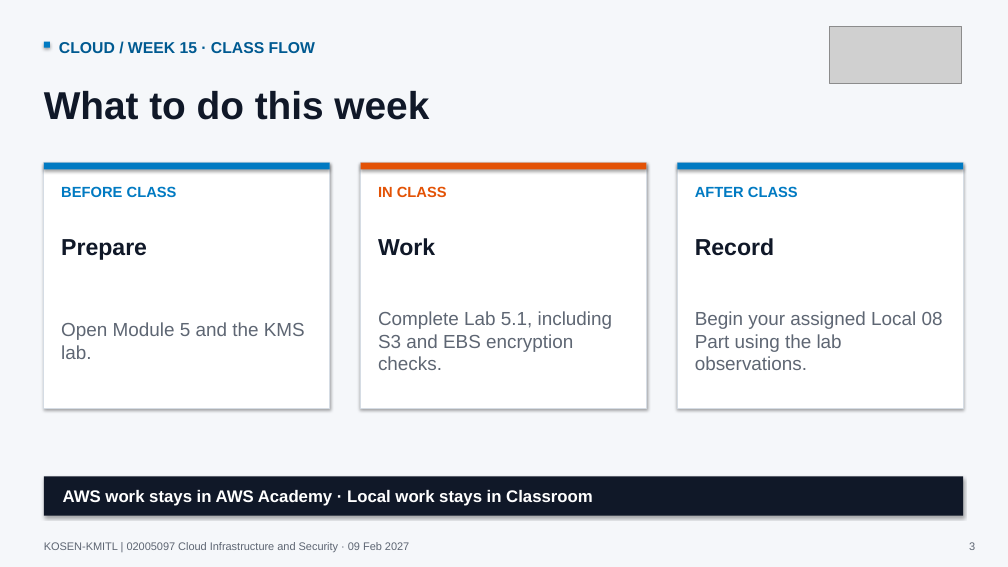
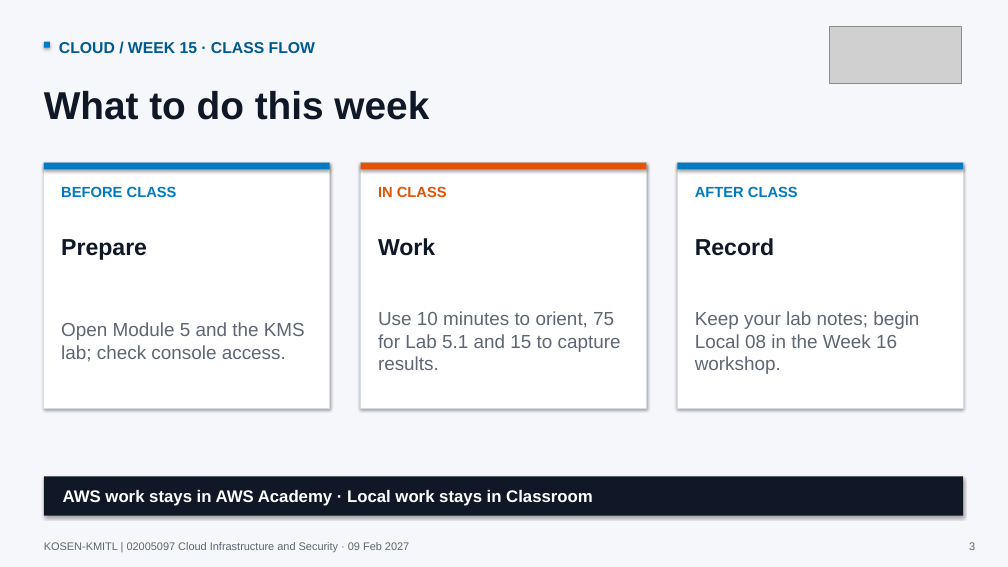
Before and after one commit to nutthakorn7/cloud-infrastructure-security, a slide deck: slide 3 of slides/weekly-bridges/output/Week15_Cloud_Course_Bridge.pptx. Drawn at 1008x567 pixels with LibreOffice and Linux fonts; fonts in the diff are those of the drawing; grey boxes stand for pictures. Boxes give left, top, right and bottom in pixels: in the first picture for what was removed or moved away, otherwise in the second. Text is boxed around its words. In the diff, an @@ line names an element or a change of style, - is before the commit and + after.

Commit message:
Align Week 15 KMS lab and Local 08 preview

```diff
--- a/slides/weekly-bridges/output/Week15_Cloud_Course_Bridge.pptx
+++ b/slides/weekly-bridges/output/Week15_Cloud_Course_Bridge.pptx
@@ text at [61,322,305,362]: text changed @@
-Open Module 5 and the KMS lab.
+Open Module 5 and the KMS lab; check console access.
@@ text at [378,311,621,370]: text changed @@
-Complete Lab 5.1, including S3 and EBS encryption checks.
+Use 10 minutes to orient, 75 for Lab 5.1 and 15 to capture results.
@@ text at [695,311,919,374]: text changed @@
-Begin your assigned Local 08 Part using the lab observations.
+Keep your lab notes; begin Local 08 in the Week 16 workshop.
```
Also in this commit, not shown: 1 other slide changed, 6 other files.
